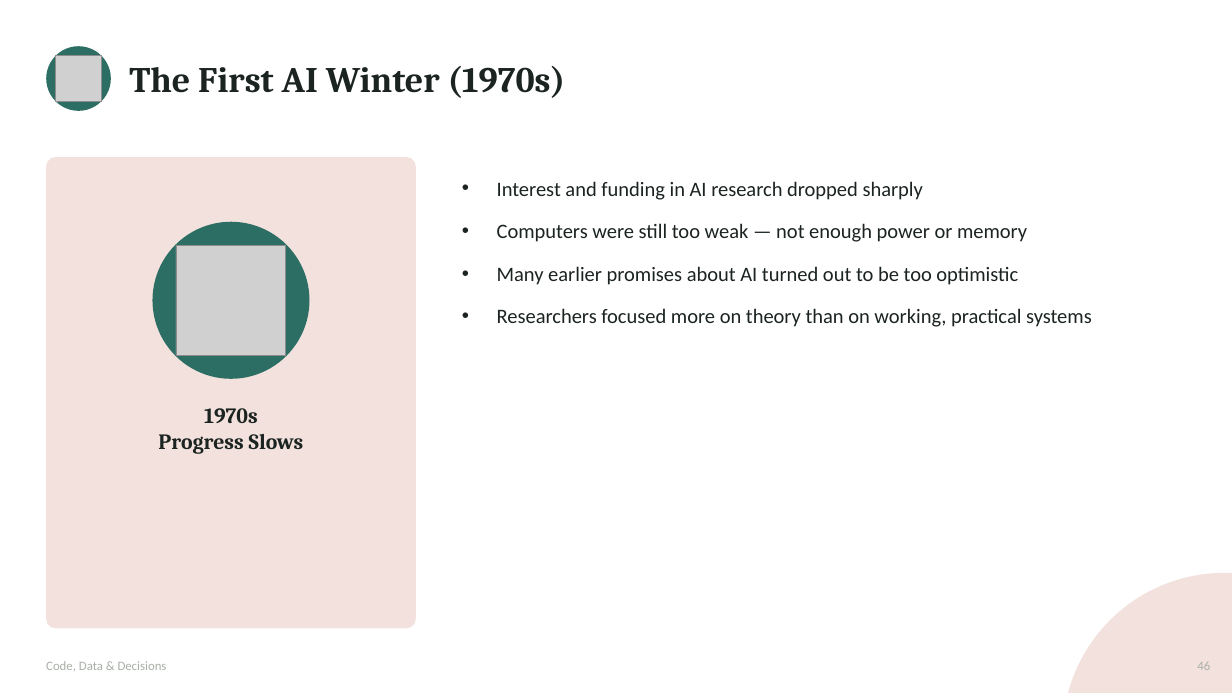
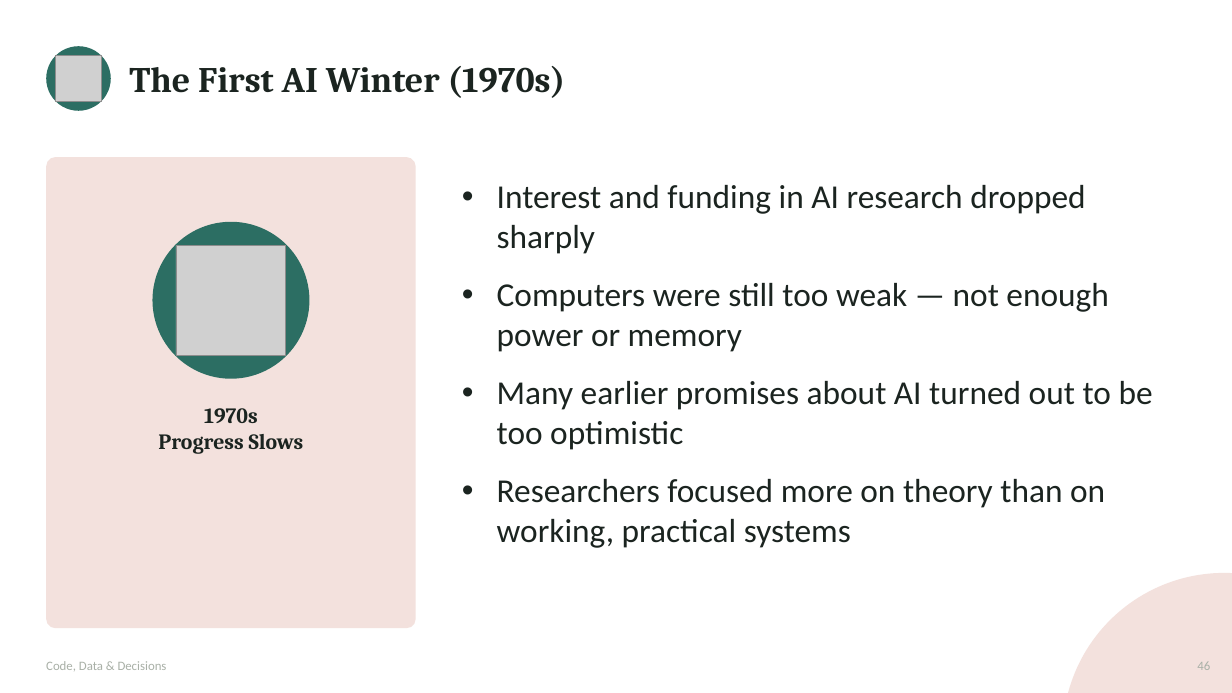
Before and after one commit to waseem-development/ai-ml-course, a slide deck: slide 46 of slides/1_course_day1_day2_v2.pptx. Drawn at 1232x693 pixels with LibreOffice and Linux fonts; fonts in the diff are those of the drawing; grey boxes stand for pictures. Boxes give left, top, right and bottom in pixels: in the first picture for what was removed or moved away, otherwise in the second. Text is boxed around its words. In the diff, an @@ line names an element or a change of style, - is before the commit and + after.

```diff
--- a/slides/1_course_day1_day2_v2.pptx
+++ b/slides/1_course_day1_day2_v2.pptx
@@ text "Interest and funding in AI ..." at [497, 185, 1153, 548]: size 16 to 26 pt @@
```
Also in this commit, not shown: 10 other slides changed, 3 slides added, 1 other file.
